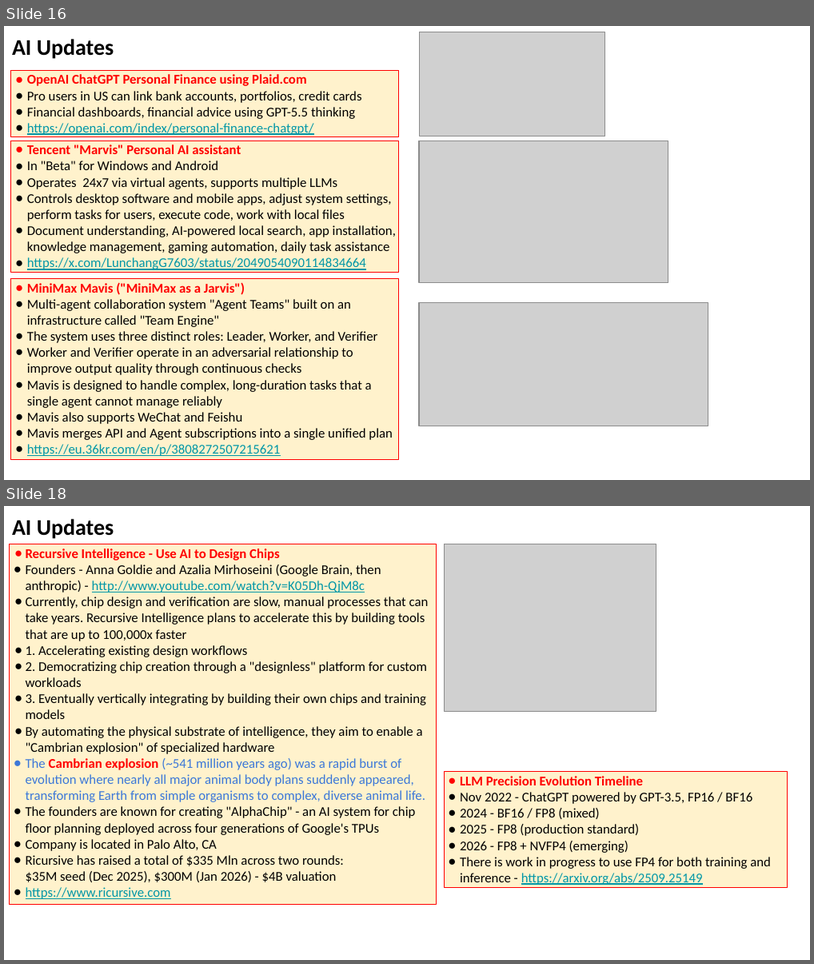
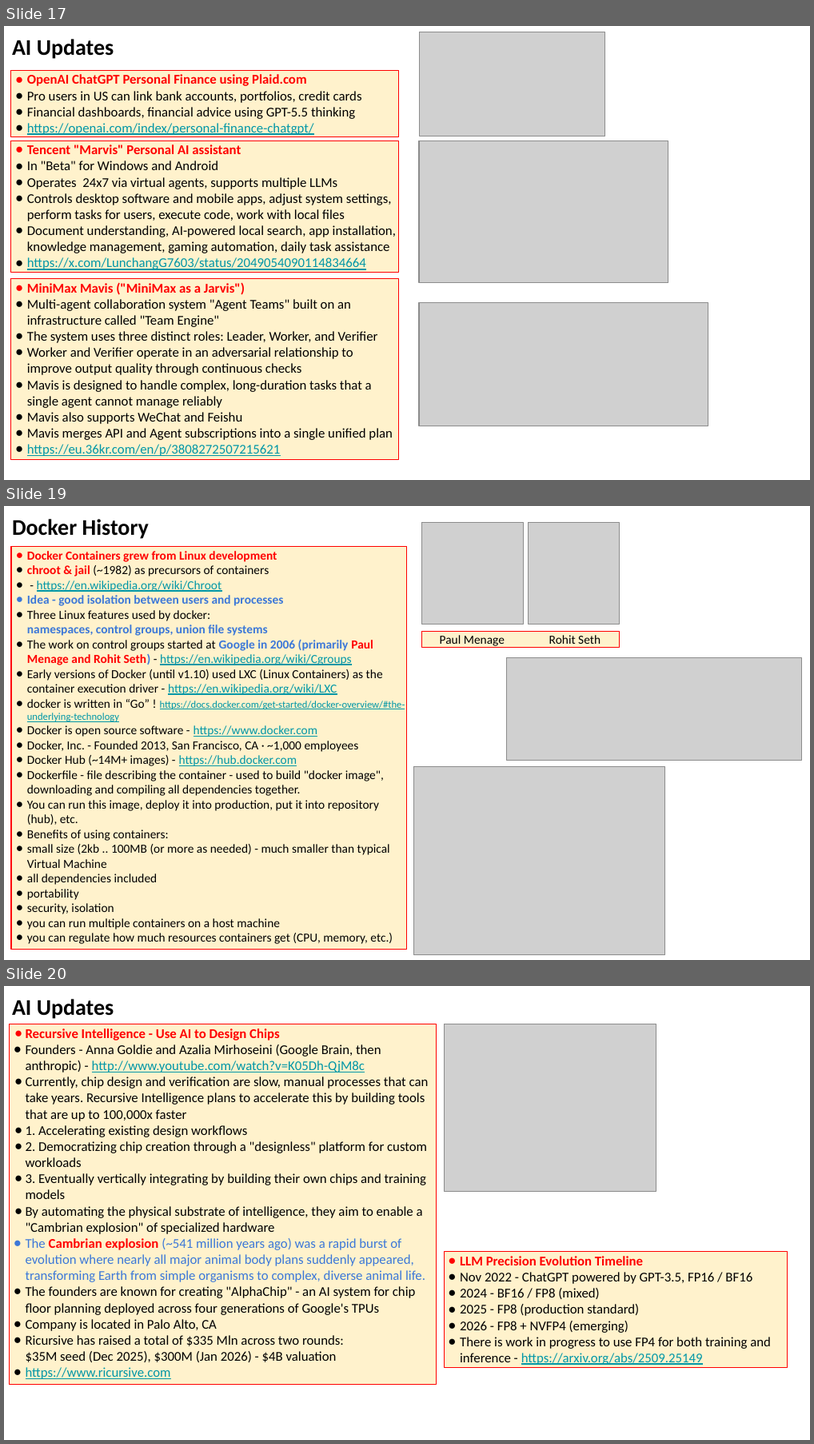
Before and after one commit to lselector/seminar, a slide deck: 2026/2026-05-22-AI-Updates.pptx. Shown one above the other, each under a label of ours: slides 16 and 18 before the commit, slides 17, 19 and 20 after it; the slides between them are not shown. The pictures are 814x964 and 814x1444 pixels, drawn with LibreOffice and Linux fonts; fonts in the diff are those of the drawing; grey boxes stand for pictures. Boxes give left, top, right and bottom in pixels: in the first picture for what was removed or moved away, otherwise in the second. Text is boxed around its words. In the diff, an @@ line names an element or a change of style, - is before the commit and + after.

```diff
--- a/2026/2026-05-22-AI-Updates.pptx
+++ b/2026/2026-05-22-AI-Updates.pptx
@@ slide 19 added at (4, 506, 810, 960), background #FFFFFF @@
@@ text added at (12, 519, 149, 539), 20 pt, text #000000, bold @@
+Docker History
@@ picture added at (422, 522, 523, 624) @@
@@ picture added at (529, 522, 619, 624) @@
@@ rectangle added at (11, 546, 406, 948), fill #FFF2CC, outline #FF0000 0.75 pt, 11 pt, text #000000 @@
+● Docker Containers grew from Linux development
+● chroot & jail (~1982) as precursors of containers
+● - https://en.wikipedia.org/wiki/Chroot
+● Idea - good isolation between users and processes
+● Three Linux features used by docker:
+  namespaces, control groups, union file systems
+● The work on control groups started at Google in 2006 (primarily Paul Menage and Rohit Seth) - https://en.wikipedia.org/wiki/Cgroups
+● Early versions of Docker (until v1.10) used LXC (Linux Containers) as the container execution driver - https://en.wikipedia.org/wiki/LXC
+● docker is written in “Go” ! https://docs.docker.com/get-started/docker-overview/#the-underlying-technology
+● Docker is open source software - https://www.docker.com
+● Docker, Inc. - Founded 2013, San Francisco, CA · ~1,000 employees
+● Docker Hub (~14M+ images) - https://hub.docker.com
+● Dockerfile - file describing the container - used to build "docker image", downloading and compiling all dependencies together.
+● You can run this image, deploy it into production, put it into repository (hub), etc.
+● Benefits of using containers:
+● small size (2kb .. 100MB (or more as needed) - much smaller than typical Virtual Machine
+● all dependencies included
+● portability
+● security, isolation
+● you can run multiple containers on a host machine
+● you can regulate how much resources containers get (CPU, memory, etc.)
@@ rectangle added at (422, 631, 619, 648), fill #FFF2CC, outline #FF0000 0.75 pt, 11 pt, text #000000 @@
+Paul Menage Rohit Seth
@@ picture added at (507, 658, 802, 760) @@
@@ picture added at (414, 767, 666, 954) @@
@@ what was slide 16 is now slide 17 @@
@@ what was slide 18 is now slide 20 @@
```
Also in this commit, not shown: 5 slides changed, 2 other slides added, 1 slide removed.
